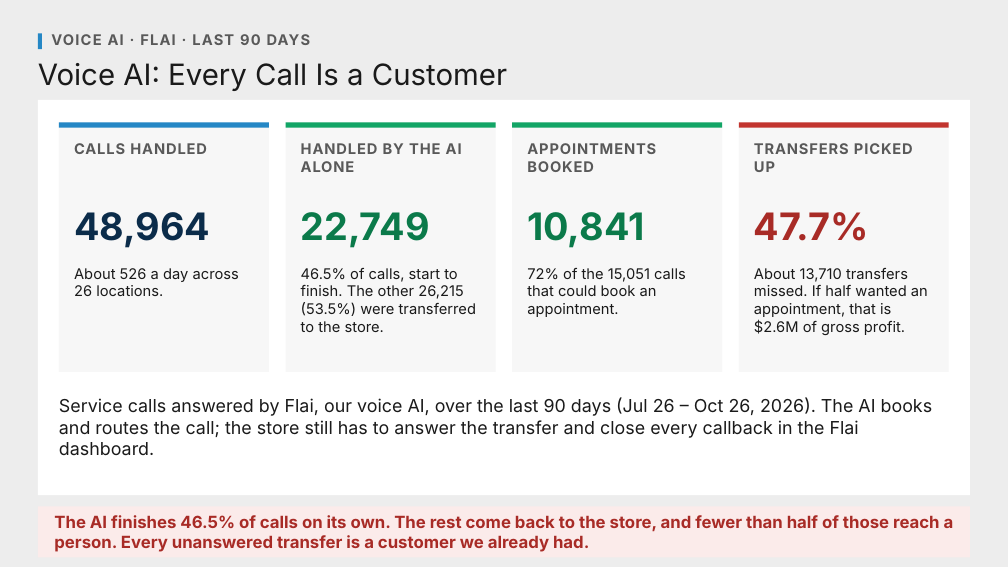
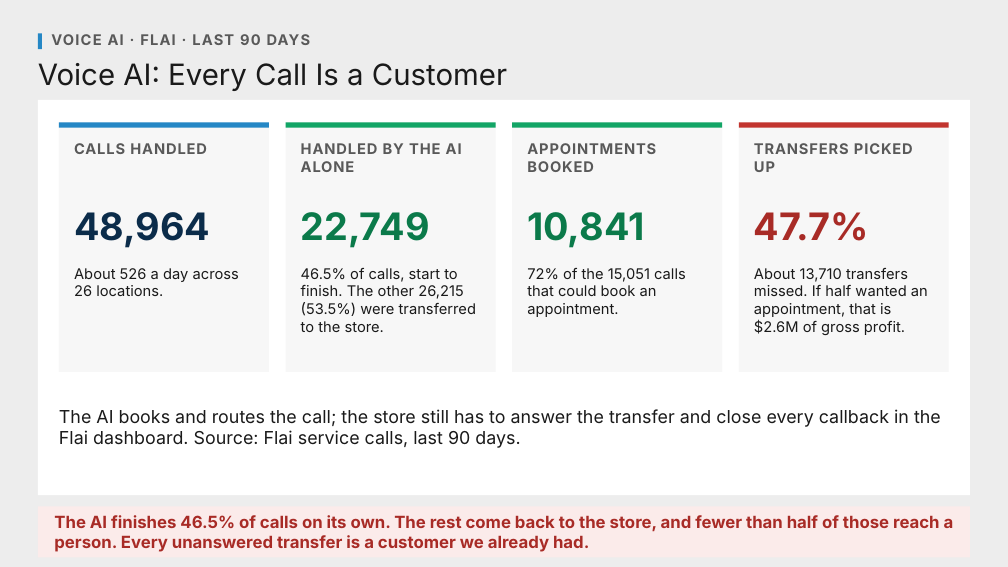
Before and after one commit to Ndresner/Noah, a slide deck: slide 1 of day2-deck/decks/Voice AI - Flai.pptx. Drawn at 1008x567 pixels with LibreOffice and Linux fonts; fonts in the diff are those of the drawing. Boxes give left, top, right and bottom in pixels: in the first picture for what was removed or moved away, otherwise in the second. Text is boxed around its words. In the diff, an @@ line names an element or a change of style, - is before the commit and + after.

```diff
--- a/day2-deck/decks/Voice AI - Flai.pptx
+++ b/day2-deck/decks/Voice AI - Flai.pptx
@@ text at (59,409,941,448): text changed @@
-Service calls answered by Flai, our voice AI, over the last 90 days (Jul 26 – Oct 26, 2026). The AI books and routes the call; the store still has to answer the transfer and close every callback in the Flai dashboard.
+The AI books and routes the call; the store still has to answer the transfer and close every callback in the Flai dashboard. Source: Flai service calls, last 90 days.
```
Also in this commit, not shown: 2 other files.
